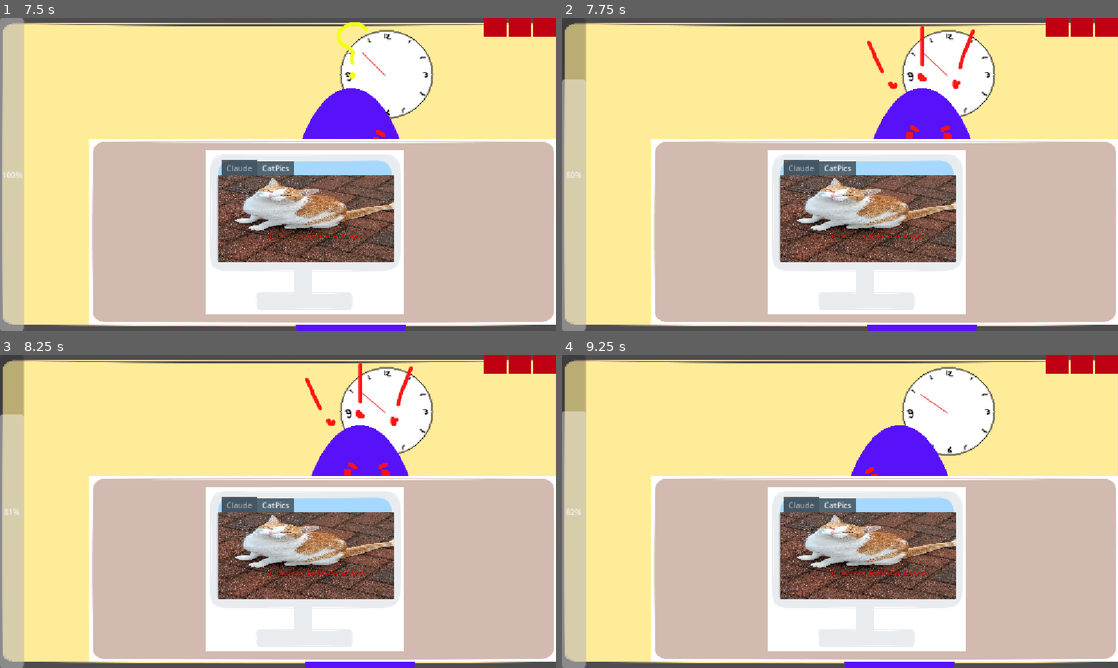
Above: before the commit, frames 1-4 (two rows, left to right).
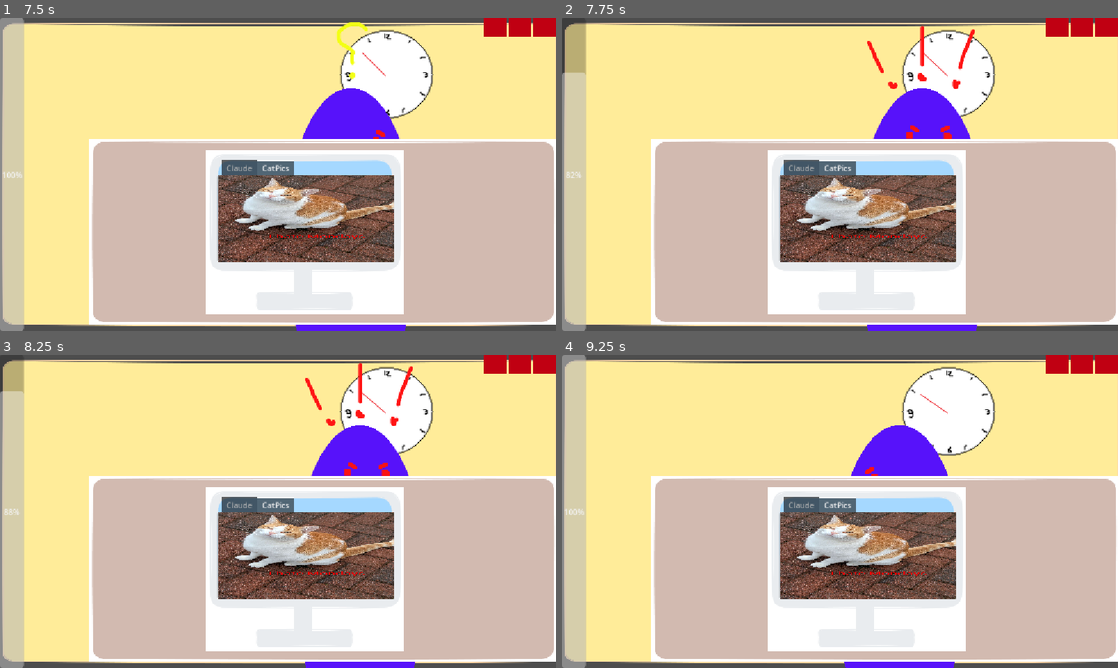
Above: after the commit, the same moments.

Repository: natleahh/gmtk-jam-2026
Game: Godot game, scene res://prototypes/ADHDHell/main.tscn
The game is run twice, just before and just after one commit, with the same random seed, the same clock (stepped at 60 frames per second) and the same inputs. The project has no main scene, so this scene is started directly.
Inputs (mouse positions are in pixels of both pictures, inside the frame that each line leads up to):
- Up to frame 1 (7.5 s): move the mouse to (400, 158) at 0.52 s; move the mouse to (166, 190) at 1.27 s; move the mouse to (333, 105) at 2.02 s; move the mouse to (250, 237) at 2.77 s; move the mouse to (444, 221) at 3.52 s; move the mouse to (111, 127) at 4.27 s; move the mouse to (305, 174) at 5.02 s; move the mouse to (194, 96) at 5.77 s; move the mouse to (400, 158) at 6.52 s; tap Enter at 7.25 s; move the mouse to (166, 190) at 7.27 s
- Up to frame 2 (7.75 s): no input
- Up to frame 3 (8.25 s): move the mouse to (333, 442) at 8.02 s
- Up to frame 4 (9.25 s): move the mouse to (812, 574) at 8.77 s

Frame 1 is identical in both runs. In frame 2, 0.1% of the frame differs, in the area x 0-5%, y 17-52%; in frame 3, 0.3%; in frame 4, 0.8%, in the area x 0-5%, y 0-52%.

Commit message:
Rebalance dopamine decay and healing

Diff:
--- a/prototypes/ADHDHell/dopamine_system.gd
+++ b/prototypes/ADHDHell/dopamine_system.gd
@@ -1,6 +1,7 @@
 class_name Dopaminesystem extends Node
 
 @export_range(0, 1, 0.01) var dopamine_decay: float
+@export var dopamine_healing: float = 0.2
 var level: float = 100
 
 @export var bad_behaviour_penalty: float = 20
@@ -21,7 +22,7 @@
 	if BehaviourTrackerSystem._good_behaviour:
 		update_level(-dopamine_decay)
 	else:
-		update_level(dopamine_decay)
+		update_level(dopamine_healing)
 
 	if level < 0:
 		level_depleted.emit()
--- a/prototypes/ADHDHell/main.tscn
+++ b/prototypes/ADHDHell/main.tscn
@@ -29,7 +29,7 @@
 
 [node name="DopamineSystem" type="Node" parent="." unique_id=2120414318]
 script = ExtResource("6_tcltd")
-dopamine_decay = 0.02
+dopamine_decay = 0.1
 
 [node name="OKRSystem" type="Node" parent="." unique_id=1352379019 node_paths=PackedStringArray("okr_timer")]
 script = ExtResource("9_ce8lw")
